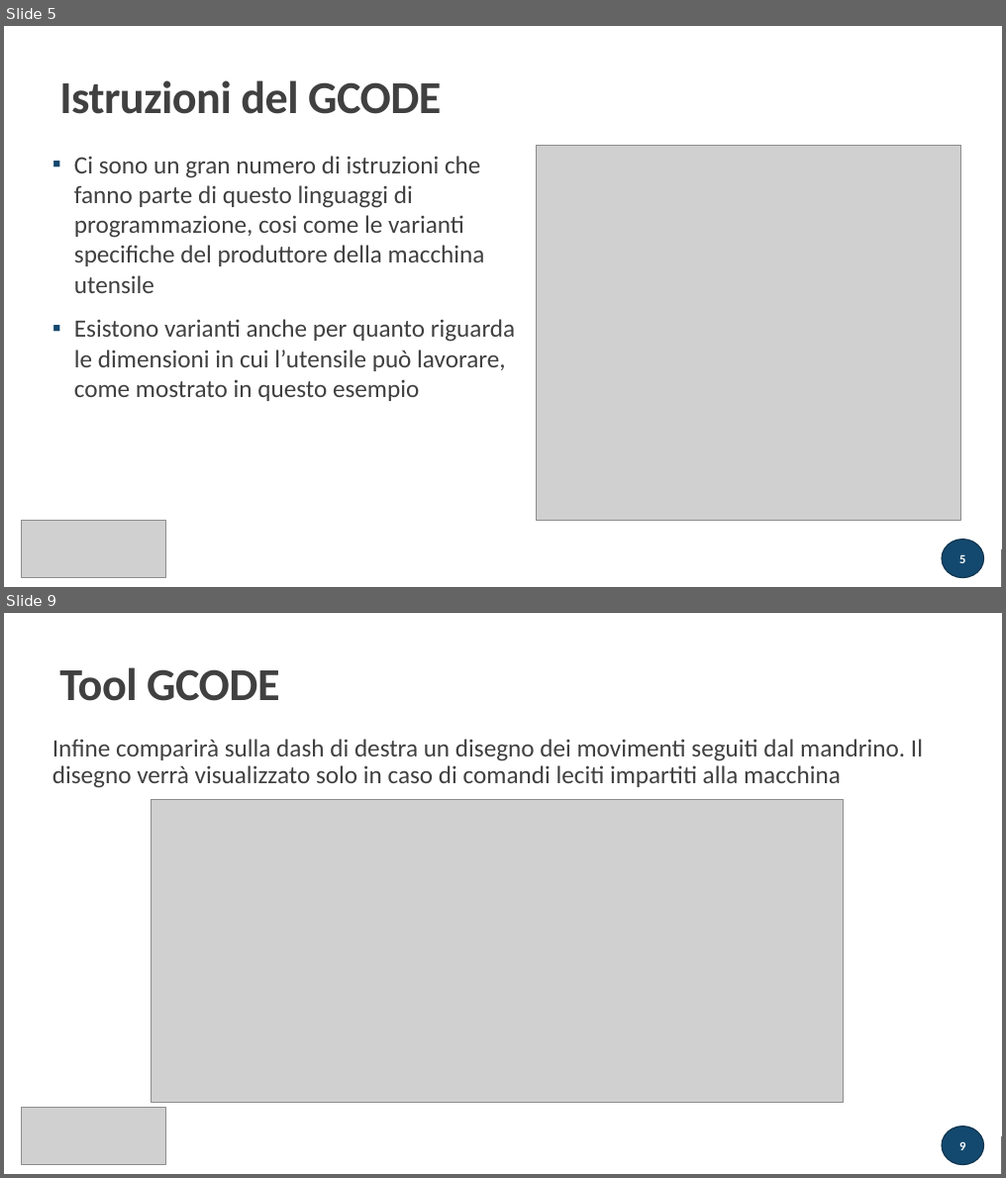
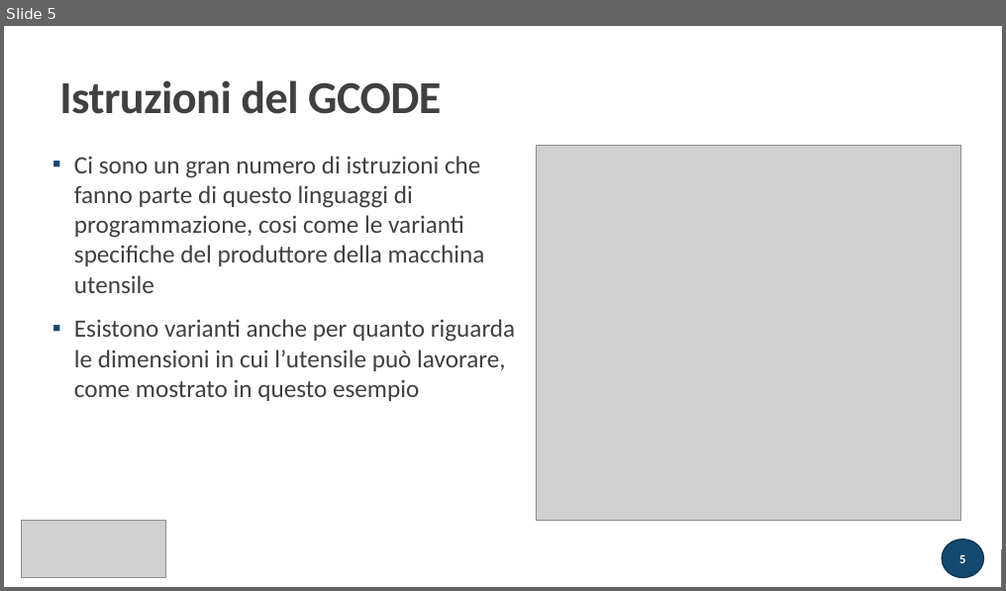
Before and after one commit to atusghen/GCODE, a slide deck: presentazione.pptx. Shown one above the other, each under a label of ours: slides 5 and 9 before the commit, slide 5 after it; the slides between them are not shown. The pictures are 1006x1178 and 1006x591 pixels, drawn with LibreOffice and Linux fonts; fonts in the diff are those of the drawing; grey boxes stand for pictures. Boxes give left, top, right and bottom in pixels: in the first picture for what was removed or moved away, otherwise in the second. Text is boxed around its words. In the diff, an @@ line names an element or a change of style, - is before the commit and + after.

```diff
--- a/presentazione.pptx
+++ b/presentazione.pptx
@@ slide 9 removed at (x1=4, y1=613, x2=1002, y2=1174), background #FFFFFF; not listed: 1 template element that a slide beside it also shows @@
@@ rectangle removed at (x1=4, y1=613, x2=1002, y2=1174) @@
@@ title removed at (x1=59, y1=667, x2=279, y2=701) @@
-Tool GCODE
@@ text removed at (x1=53, y1=739, x2=923, y2=788) @@
-Infine comparirà sulla dash di destra un disegno dei movimenti seguiti dal mandrino. Il disegno verrà visualizzato solo in caso di comandi leciti impartiti alla macchina
@@ rectangle removed at (x1=53, y1=816, x2=294, y2=854) @@
@@ picture removed at (x1=151, y1=799, x2=844, y2=1103) @@
@@ line removed from (53, 829) to (285, 829) @@
@@ picture removed at (x1=21, y1=1108, x2=166, y2=1165) @@
@@ rectangle removed at (x1=4, y1=1137, x2=1002, y2=1174) @@
@@ page number removed at (x1=943, y1=1127, x2=984, y2=1164) @@
-9
```
Also in this commit, not shown: 5 slides changed, 2 slides added, 1 other file.
